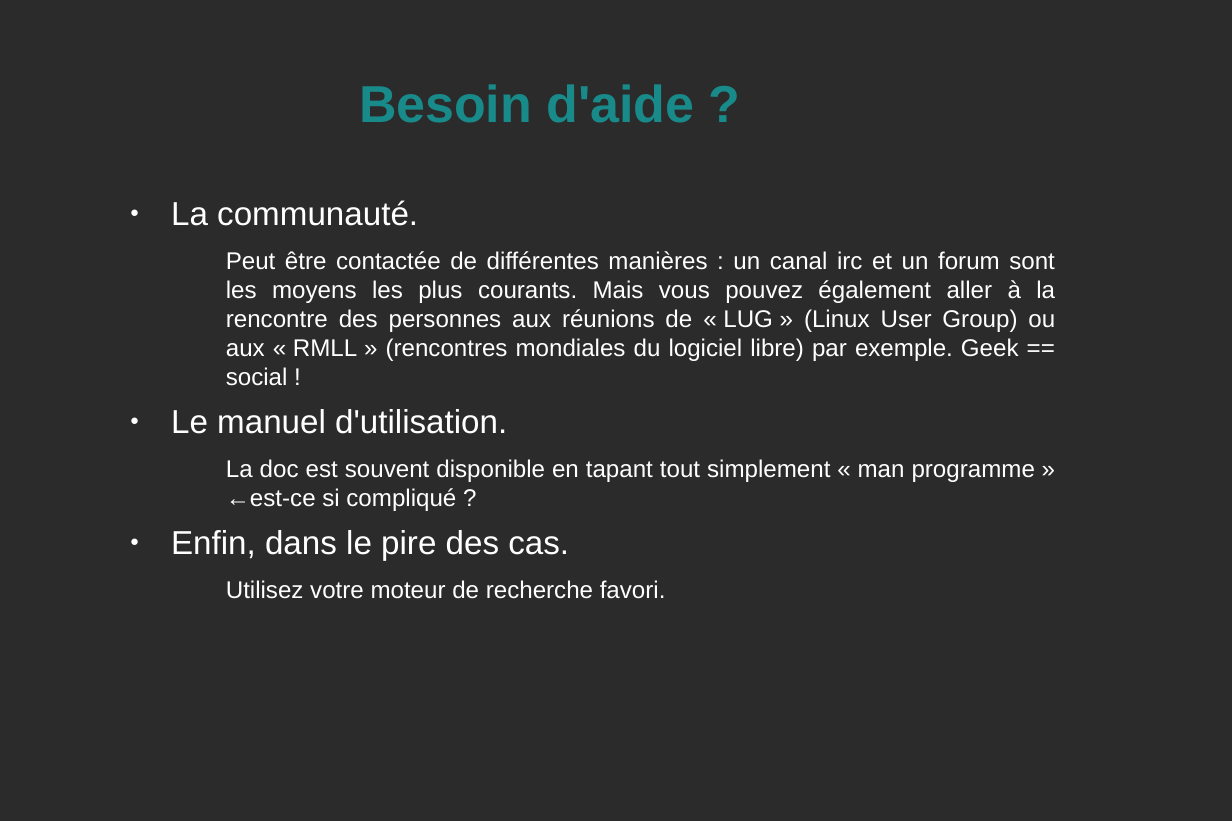
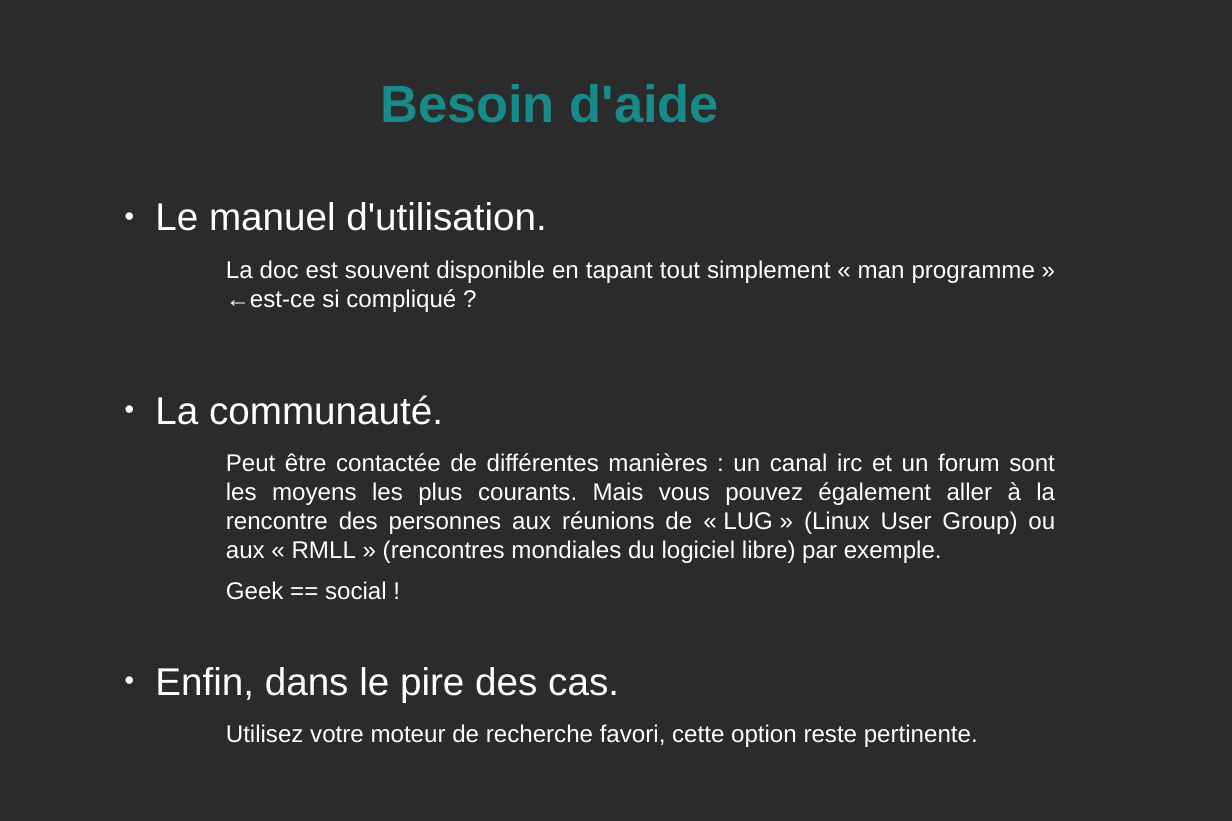
Before and after one commit to KaneRoot/public, a slide deck: slide 7 of licence_s4/com/diaporama_explicite_pas_complet.odp. Drawn at 1232x821 pixels with LibreOffice and Linux fonts; fonts in the diff are those of the drawing; background and template pictures are left out; a plain dark background stands for a picture behind light text. Boxes give left, top, right and bottom in pixels: in the first picture for what was removed or moved away, otherwise in the second. Text is boxed around its words. In the diff, an @@ line names an element or a change of style, - is before the commit and + after.

```diff
--- a/licence_s4/com/diaporama_explicite_pas_complet.odp
+++ b/licence_s4/com/diaporama_explicite_pas_complet.odp
@@ title at box(380, 84, 719, 123): text changed; size 32.3 to 32.6 pt @@
-Besoin d'aide ?
+Besoin d'aide
@@ text at box(155, 202, 1035, 702): size 20.6 to 24 pt in "Le manuel d'utilisation.", "Enfin, dans le pire des cas."; alignment justified to left; indent changed; more space between paragraphs @@
@@ text at box(171, 200, 1055, 386): paragraphs removed @@
-  ● La communauté.
-    Peut être contactée de différentes manières : un canal irc et un forum sont les moyens les plus courants. Mais vous pouvez également aller à la rencontre des personnes aux réunions de « LUG » (Linux User Group) ou aux « RMLL » (rencontres mondiales du logiciel libre) par exemple. Geek == social !
@@ text at box(155, 395, 1055, 600): paragraphs added @@
+  ● La communauté.
+    Peut être contactée de différentes manières : un canal irc et un forum sont les moyens les plus courants. Mais vous pouvez également aller à la rencontre des personnes aux réunions de « LUG » (Linux User Group) ou aux « RMLL » (rencontres mondiales du logiciel libre) par exemple.
+    Geek == social !
@@ text at box(226, 724, 978, 747): text changed @@
-    Utilisez votre moteur de recherche favori.
+    Utilisez votre moteur de recherche favori, cette option reste pertinente.
```
Also in this commit, not shown: 6 other slides changed, 2 slides added, 1 slide removed.
